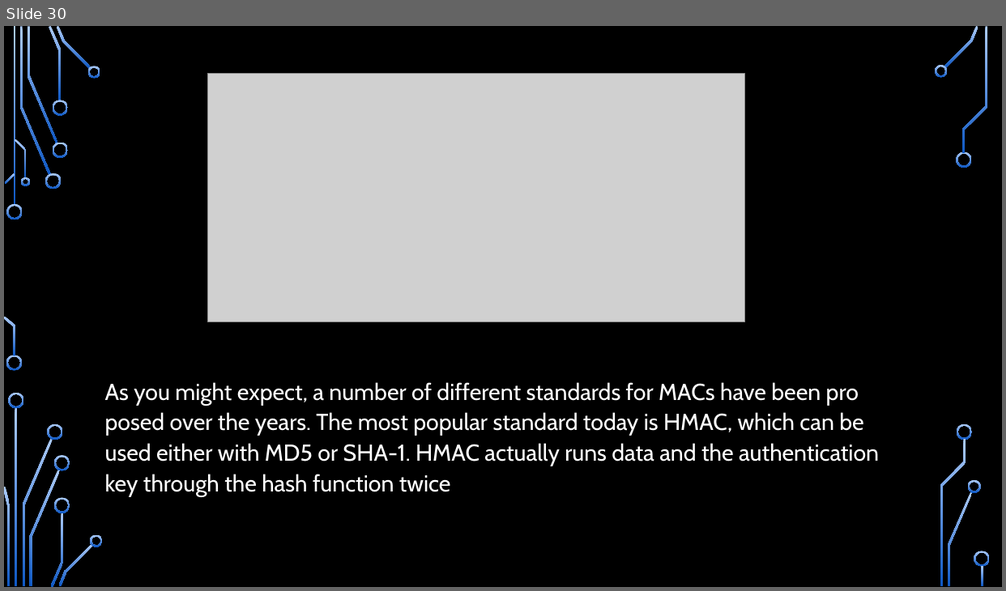
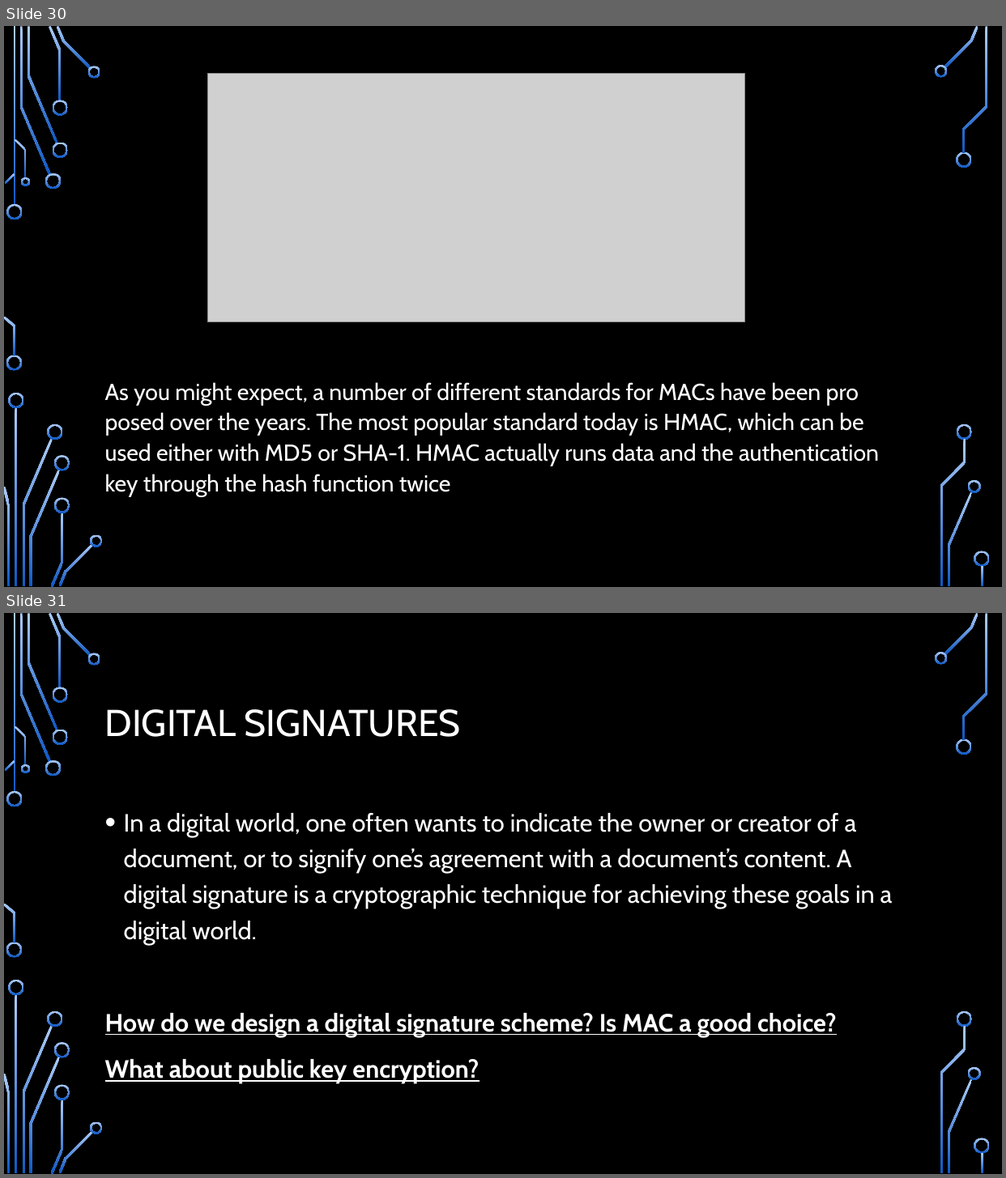
Before and after one commit to CDsonji/NET-Seminar, a slide deck: TLS.pptx. Shown one above the other, each under a label of ours: slide 30 before the commit, slides 30 and 31 after it. The pictures are 1006x591 and 1006x1178 pixels, drawn with LibreOffice and Linux fonts; fonts in the diff are those of the drawing; grey boxes stand for pictures; background and template pictures are left out. Boxes give left, top, right and bottom in pixels: in the first picture for what was removed or moved away, otherwise in the second. Text is boxed around its words. In the diff, an @@ line names an element or a change of style, - is before the commit and + after.

```diff
--- a/TLS.pptx
+++ b/TLS.pptx
@@ slide 31 added at (x1=4, y1=613, x2=1002, y2=1174), background picture (left out); not listed: 36 template elements that a slide beside it also shows @@
@@ title added at (x1=105, y1=709, x2=461, y2=737), 36 pt, text #FFFFFF @@
+DIGITAL SIGNATURES
@@ text added at (x1=105, y1=813, x2=893, y2=1084), 24 pt, text #FFFFFF @@
+• In a digital world, one often wants to indicate the owner or creator of a document, or to signify one’s agreement with a document’s content. A digital signature is a cryptographic technique for achieving these goals in a digital world.
+How do we design a digital signature scheme? Is MAC a good choice?
+What about public key encryption?
```
Also in this commit, not shown: 6 other slides added.
